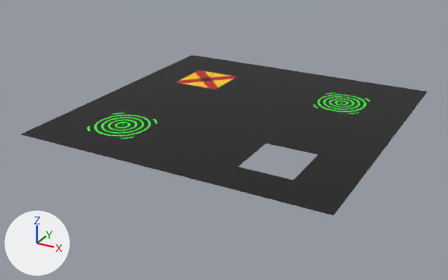
Renders of the Blender file Models/Arena.blend from each side of a commit.
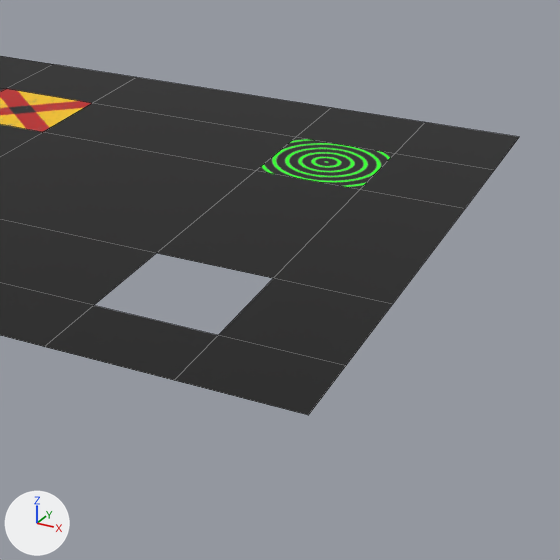
There are two pictures of each version: one whole from a 50 mm lens placed at (17.7, -34.5, 14.9), pointed at (-0.9, -0.8, -2.0), one close up on the part from 44% to 99% of the width and 11% to 100% of the height. Every picture has the same lights, and +X, +Y and +Z are marked at lower left. The close-ups show mesh edges as thin lines.
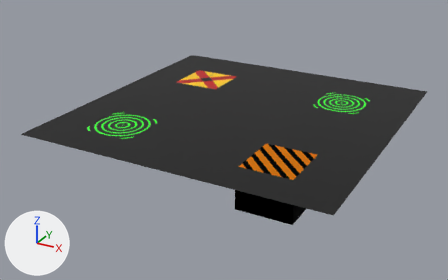
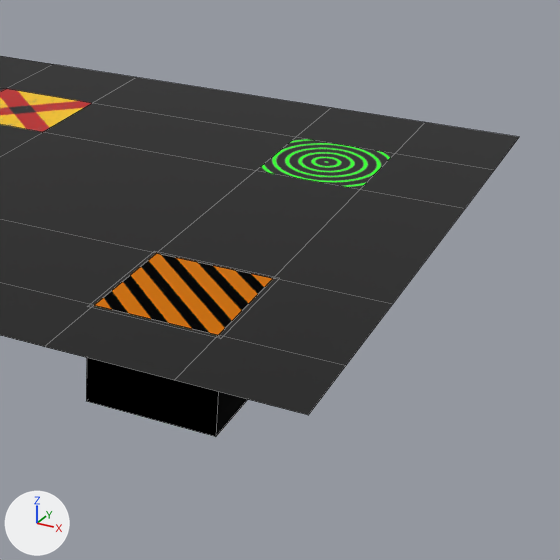
Boxes [x1, y1, x2, y2] around the edits, measured in the close-ups (560 x 560 px):
'Pit Lid', added: after [94, 253, 273, 335]
'Pit', added (black): after [86, 358, 248, 437]

What changed in the scene script:
```text
Add img_pitlid_diffuse_png:
    img_pitlid_diffuse_png = load_image('PitLid_Diffuse.png', '../Textures/PitLid_Diffuse.png', 512, 512, 'sRGB')
Add img_pitlid_metallic_png:
    img_pitlid_metallic_png = load_image('PitLid_Metallic.png', '../Textures/PitLid_Metallic.png', 512, 512, 'Non-Color')
Add img_pitlid_roughness_png:
    img_pitlid_roughness_png = load_image('PitLid_Roughness.png', '../Textures/PitLid_Roughness.png', 512, 512, 'Non-Color')
Add img_pitlid_normal_png:
    img_pitlid_normal_png = load_image('PitLid_Normal.png', '../Textures/PitLid_Normal.png', 512, 512, 'Non-Color')
Add mat_pitlidtextured:
    mat_pitlidtextured = bpy.data.materials.new('PitLidTextured')
    # uses the picture img_pitlid_diffuse_png
    # uses the picture img_pitlid_metallic_png
    # uses the picture img_pitlid_normal_png
    # uses the picture img_pitlid_roughness_png
Add mat_black:
    mat_black = principled_material('Black')
    mat_black.base_color = (0.0, 0.0, 0.0)  # black #000000
    mat_black.metallic = 1.0
    mat_black.roughness = 1.0
Add me_plane_002:
    me_plane_002.from_pydata(...)  # 4 vertices, 1 face; spans x 3.69..6.94, y -7.56..-4.02, z 0.0
    me_plane_002.materials.append(mat_pitlidtextured)
Add me_plane_001:
    me_plane_001.from_pydata([(6.94, -7.56, 0.0), (3.69, -7.56, 0.0), (6.94, -4.02, 0.0), (3.69, -4.02, 0.0), (6.94, -7.56, -2.5), (3.69, -7.56, -2.5), (6.94, -4.02, -2.5), (3.69, -4.02, -2.5), (7.06, -7.68, 0.0), (3.57, -7.68, 0.0), (7.06, -3.9, 0.0), (3.57, -3.9, 0.0), (7.06, -7.68, -2.62), (3.57, -7.68, -2.62), (7.06, -3.9, -2.62), (3.57, -3.9, -2.62)], [], [(1, 0, 4, 5), (2, 3, 7, 6), (0, 2, 6, 4), (3, 1, 5, 7), (5, 4, 6, 7), (9, 13, 12, 8), (10, 14, 15, 11), (8, 12, 14, 10), (11, 15, 13, 9), (13, 15, 14, 12), (0, 1, 9, 8), (2, 0, 8, 10), (1, 3, 11, 9), (3, 2, 10, 11)])
    me_plane_001.materials.append(mat_black)  # black #000000
Add ob_pit_lid:
    ob_pit_lid = bpy.data.objects.new('Pit Lid', me_plane_002)
    ob_pit_lid.location = (0.0, 0.0, 0.0)
Add ob_pit:
    ob_pit = bpy.data.objects.new('Pit', me_plane_001)
    ob_pit.location = (0.0, 0.0, -0.01)
```
